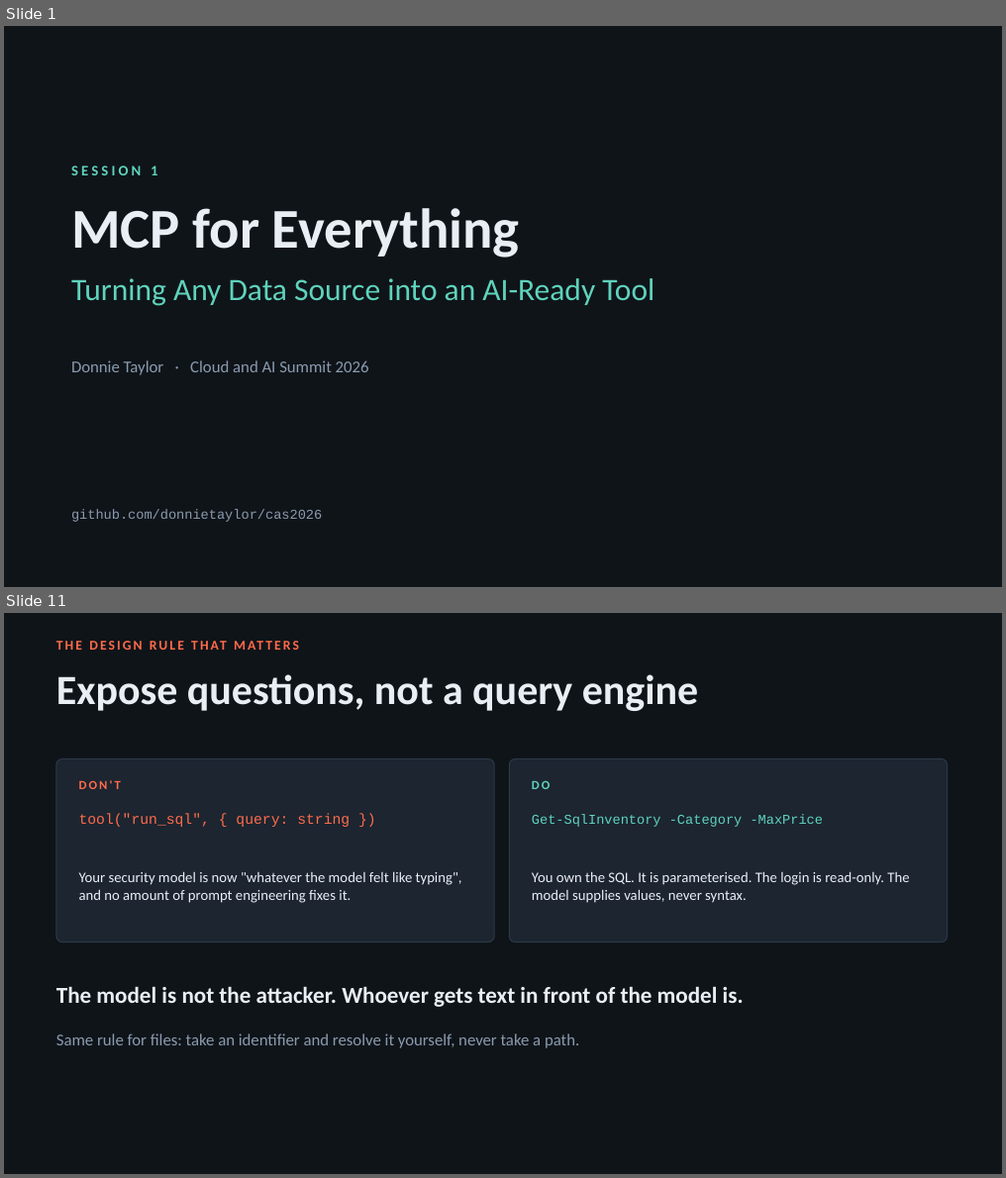
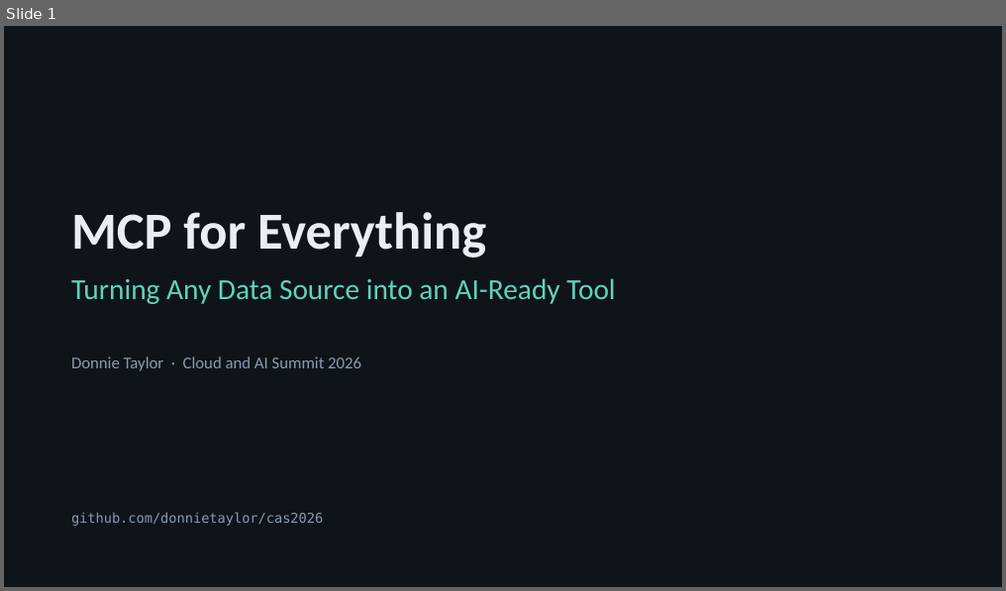
Before and after one commit to donnietaylor/cas2026, a slide deck: mcp-for-everything/slides/session1-mcp-for-everything.pptx. Shown one above the other, each under a label of ours: slides 1 and 11 before the commit, slide 1 after it; the slides between them are not shown. The pictures are 1006x1178 and 1006x591 pixels, drawn with LibreOffice and Linux fonts; fonts in the diff are those of the drawing. Boxes give left, top, right and bottom in pixels: in the first picture for what was removed or moved away, otherwise in the second. Text is boxed around its words. In the diff, an @@ line names an element or a change of style, - is before the commit and + after.

```diff
--- a/mcp-for-everything/slides/session1-mcp-for-everything.pptx
+++ b/mcp-for-everything/slides/session1-mcp-for-everything.pptx
@@ slide 11 removed at (x1=4, y1=613, x2=1002, y2=1174), background #0F1419 @@
@@ text removed at (x1=56, y1=674, x2=698, y2=711) @@
-Expose questions, not a query engine
@@ rounded rectangle removed at (x1=56, y1=759, x2=494, y2=943) @@
@@ rounded rectangle removed at (x1=509, y1=759, x2=947, y2=943) @@
@@ text removed at (x1=79, y1=780, x2=121, y2=789) @@
-DON'T
@@ text removed at (x1=532, y1=781, x2=550, y2=789) @@
-DO
@@ text removed at (x1=79, y1=814, x2=350, y2=827) @@
-tool("run_sql", { query: string })
@@ text removed at (x1=532, y1=814, x2=824, y2=827) @@
-Get-SqlInventory -Category -MaxPrice
@@ text removed at (x1=79, y1=871, x2=462, y2=903) @@
-Your security model is now "whatever the model felt like typing", and no amount of prompt engineering fixes it.
@@ text removed at (x1=97, y1=872, x2=325, y2=1046) @@
-THE DESIGN RULE THAT MATTERS
@@ text removed at (x1=532, y1=871, x2=909, y2=903) @@
-You own the SQL. It is parameterised. The login is read-only. The model supplies values, never syntax.
@@ text removed at (x1=56, y1=986, x2=744, y2=1007) @@
-The model is not the attacker. Whoever gets text in front of the model is.
@@ text removed at (x1=56, y1=1034, x2=579, y2=1049) @@
-Same rule for files: take an identifier and resolve it yourself, never take a path.
@@ slide 1 changed as well @@
@@ text removed at (x1=71, y1=166, x2=157, y2=175) @@
-SESSION 1
@@ text "MCP for Everything" at (x1=71, y1=212, x2=486, y2=258): size 54 to 50 pt @@
@@ text "Turning Any Data Source into ..." at (x1=71, y1=278, x2=615, y2=304): size 30 to 28 pt @@
@@ text "Donnie Taylor · Cloud and ..." rewrapped from (x1=71, y1=361, x2=369, y2=375) to (x1=71, y1=357, x2=361, y2=372) @@
@@ text "github.com/donnietaylor/cas2026" at (x1=71, y1=512, x2=323, y2=526): font Courier New to DejaVu Sans Mono @@
```
Also in this commit, not shown: 1 other slide changed, 19 slides added, 14 other slides removed, 23 other files.
